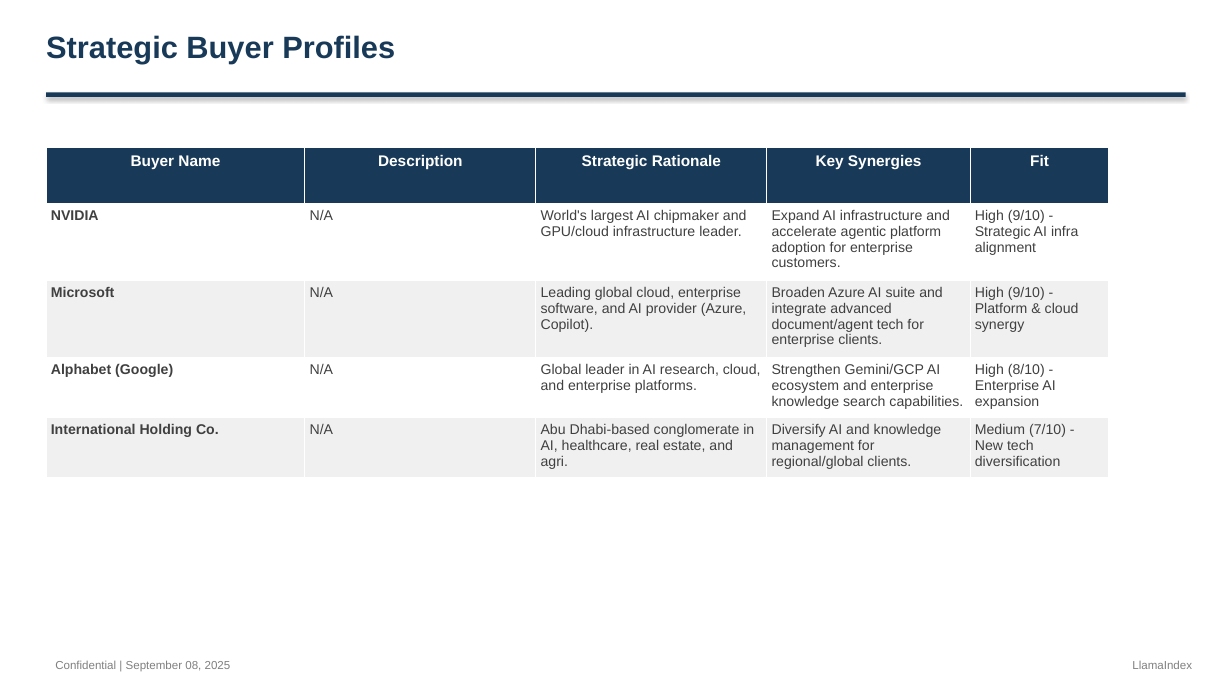
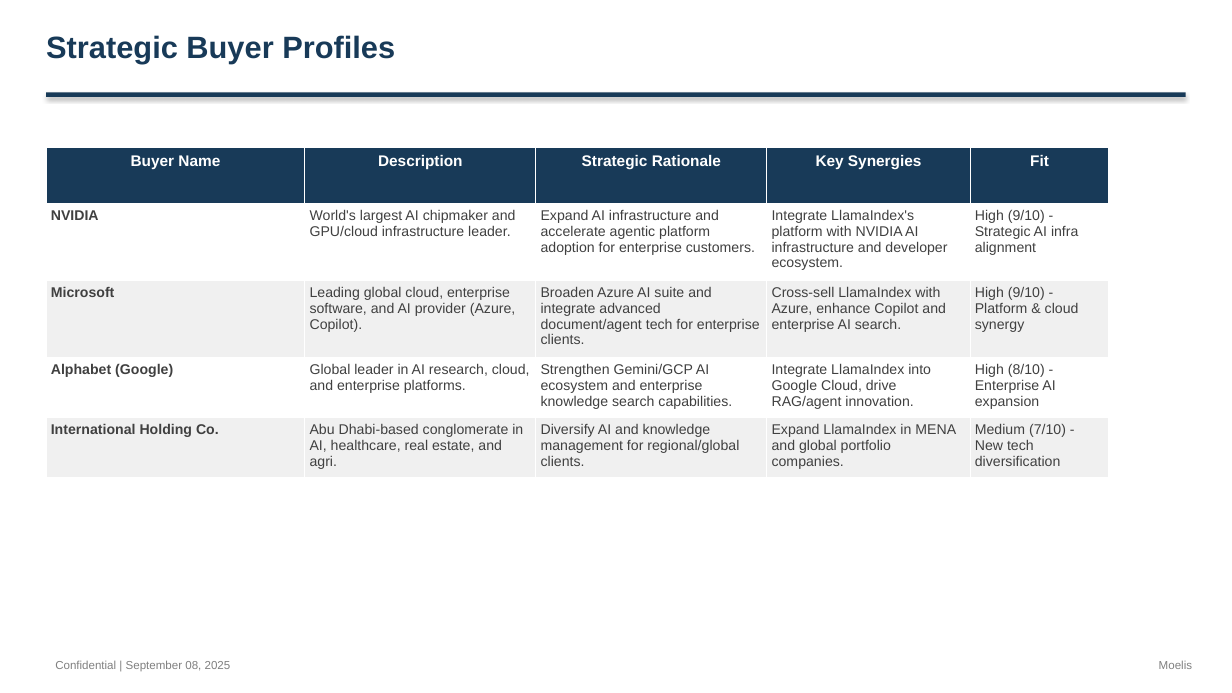
Before and after one commit to alinvb/slide_generator, a slide deck: slide 13 of test_complete_fixes_output.pptx. Drawn at 1232x693 pixels with LibreOffice and Linux fonts; fonts in the diff are those of the drawing. Boxes give left, top, right and bottom in pixels: in the first picture for what was removed or moved away, otherwise in the second. Text is boxed around its words. In the diff, an @@ line names an element or a change of style, - is before the commit and + after.

```diff
--- a/test_complete_fixes_output.pptx
+++ b/test_complete_fixes_output.pptx
@@ table at bbox=[46, 148, 1109, 473] @@
-row 2: NVIDIA | N/A | World's largest AI chipmaker and GPU/cloud infrastructure leader. | Expand AI infrastructure and accelerate agentic platform adoption for enterprise customers. | High (9/10) - Strategic AI infra alignment
+row 2: NVIDIA | World's largest AI chipmaker and GPU/cloud infrastructure leader. | Expand AI infrastructure and accelerate agentic platform adoption for enterprise customers. | Integrate LlamaIndex's platform with NVIDIA AI infrastructure and developer ecosystem. | High (9/10) - Strategic AI infra alignment
-row 3: Microsoft | N/A | Leading global cloud, enterprise software, and AI provider (Azure, Copilot). | Broaden Azure AI suite and integrate advanced document/agent tech for enterprise clients. | High (9/10) - Platform & cloud synergy
+row 3: Microsoft | Leading global cloud, enterprise software, and AI provider (Azure, Copilot). | Broaden Azure AI suite and integrate advanced document/agent tech for enterprise clients. | Cross-sell LlamaIndex with Azure, enhance Copilot and enterprise AI search. | High (9/10) - Platform & cloud synergy
-row 4: Alphabet (Google) | N/A | Global leader in AI research, cloud, and enterprise platforms. | Strengthen Gemini/GCP AI ecosystem and enterprise knowledge search capabilities. | High (8/10) - Enterprise AI expansion
+row 4: Alphabet (Google) | Global leader in AI research, cloud, and enterprise platforms. | Strengthen Gemini/GCP AI ecosystem and enterprise knowledge search capabilities. | Integrate LlamaIndex into Google Cloud, drive RAG/agent innovation. | High (8/10) - Enterprise AI expansion
-row 5: International Holding Co. | N/A | Abu Dhabi-based conglomerate in AI, healthcare, real estate, and agri. | Diversify AI and knowledge management for regional/global clients. | Medium (7/10) - New tech diversification
+row 5: International Holding Co. | Abu Dhabi-based conglomerate in AI, healthcare, real estate, and agri. | Diversify AI and knowledge management for regional/global clients. | Expand LlamaIndex in MENA and global portfolio companies. | Medium (7/10) - New tech diversification
@@ text at bbox=[1159, 661, 1192, 669]: text changed @@
-LlamaIndex
+Moelis
```
Also in this commit, not shown: 14 other slides changed, 33 other files.
